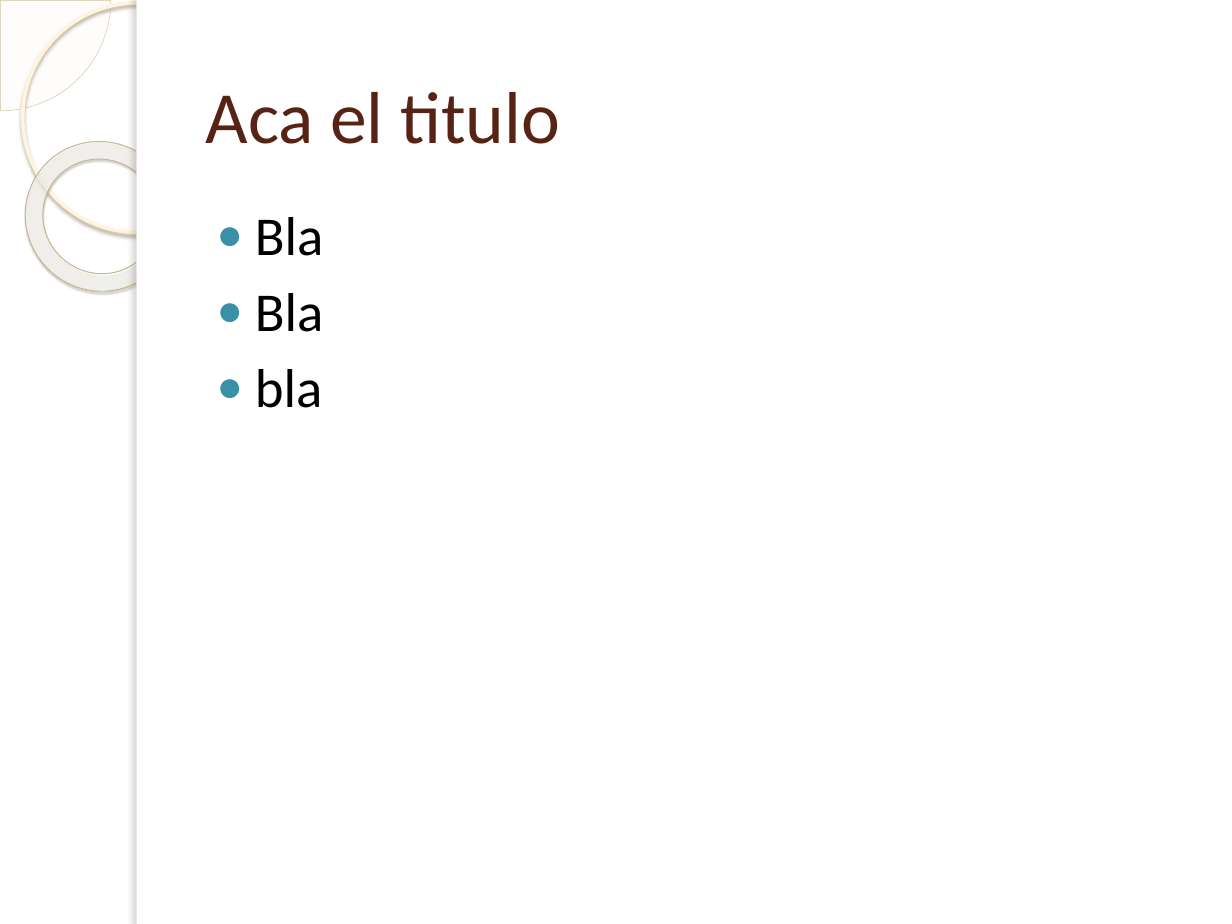
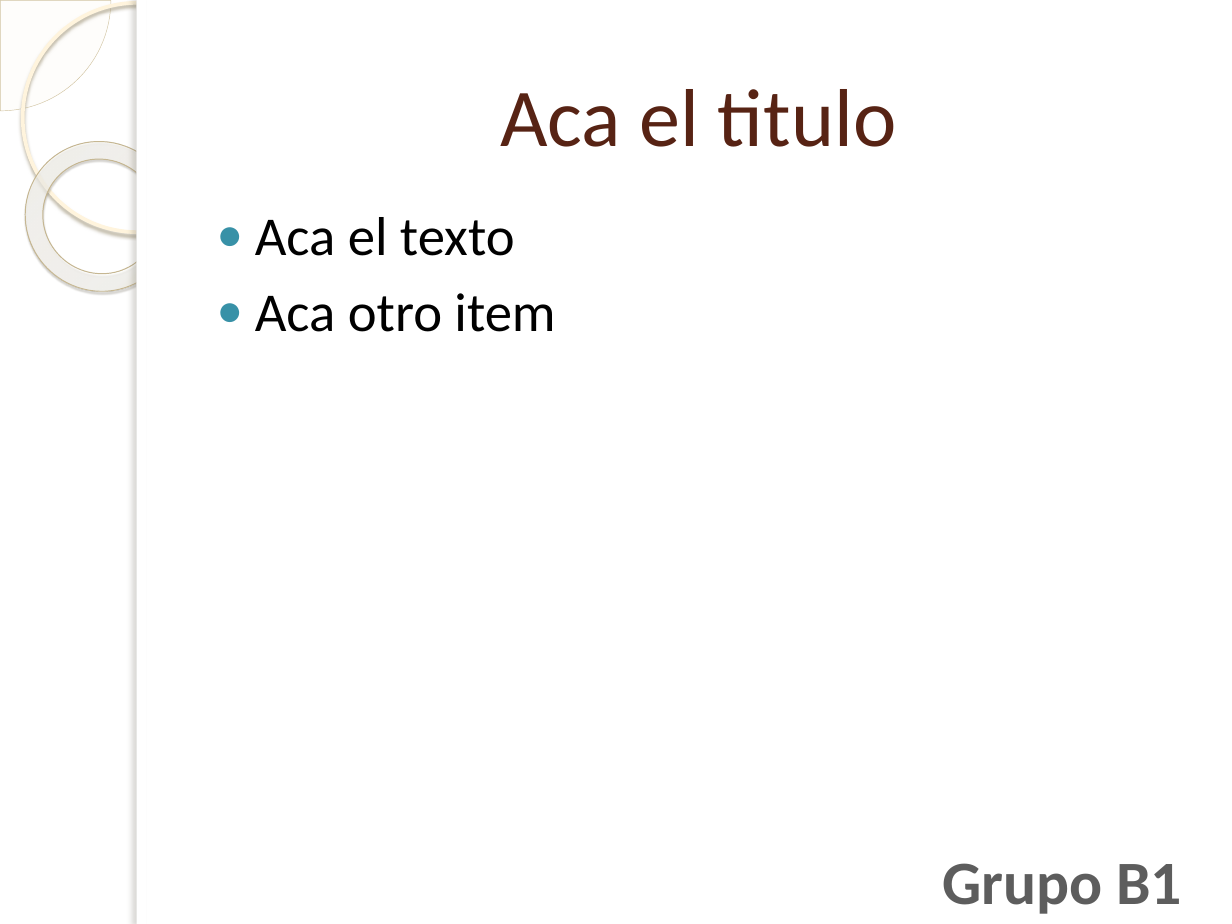
Before and after one commit to Bloodclot24/empresitas, a slide deck: slide 4 of Presentacion/Presentacion.pptx (slide 2 before the commit). Drawn at 1232x924 pixels with LibreOffice and Linux fonts; fonts in the diff are those of the drawing; background and template pictures are left out. Boxes give left, top, right and bottom in pixels: in the first picture for what was removed or moved away, otherwise in the second. Text is boxed around its words. In the diff, an @@ line names an element or a change of style, - is before the commit and + after.

```diff
--- a/Presentacion/Presentacion.pptx
+++ b/Presentacion/Presentacion.pptx
@@ title "Aca el titulo" at (500,89,896,147): size 43 to 48 pt; alignment left to centre @@
@@ text at (255,217,555,332): text changed @@
-● Bla
-● Bla
-● bla
+● Aca el texto
+● Aca otro item
@@ text added at (942,863,1182,914), 36 pt, text gradient #555555 to #5D5D5D to #000000, bold @@
+Grupo B1
```
Also in this commit, not shown: 1 other slide changed, 2 slides added, 1 other file.
